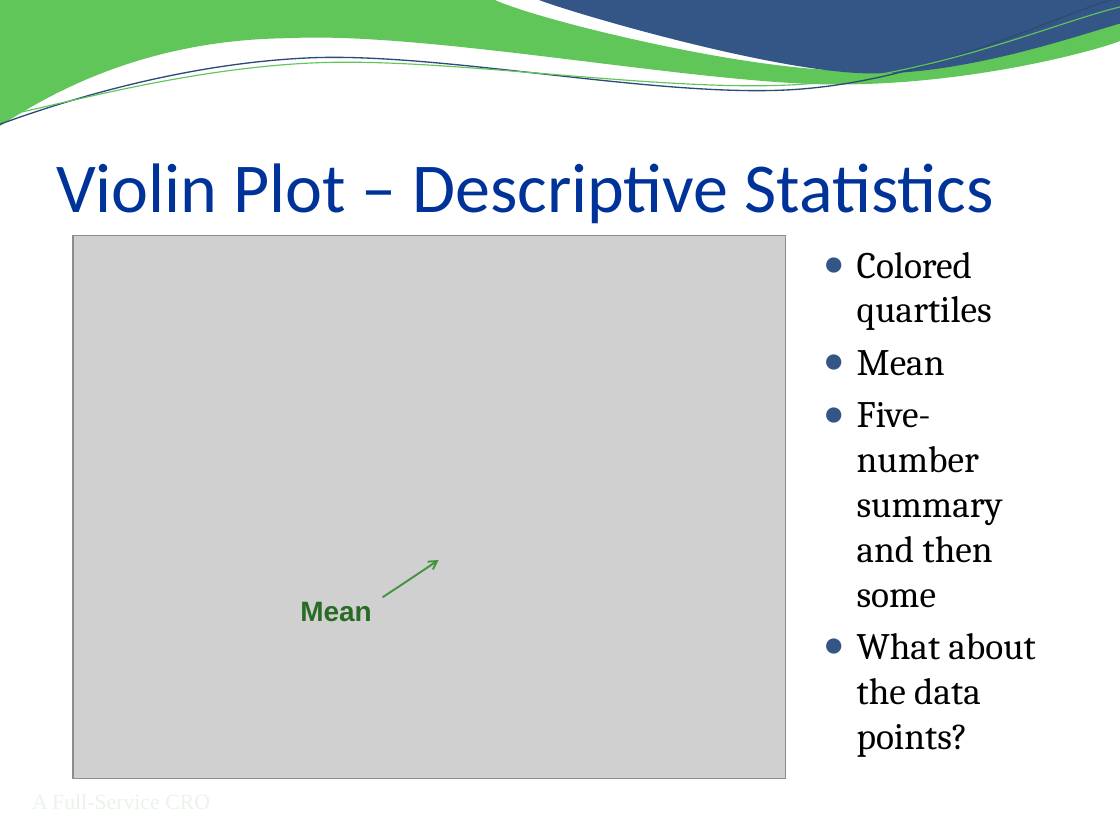
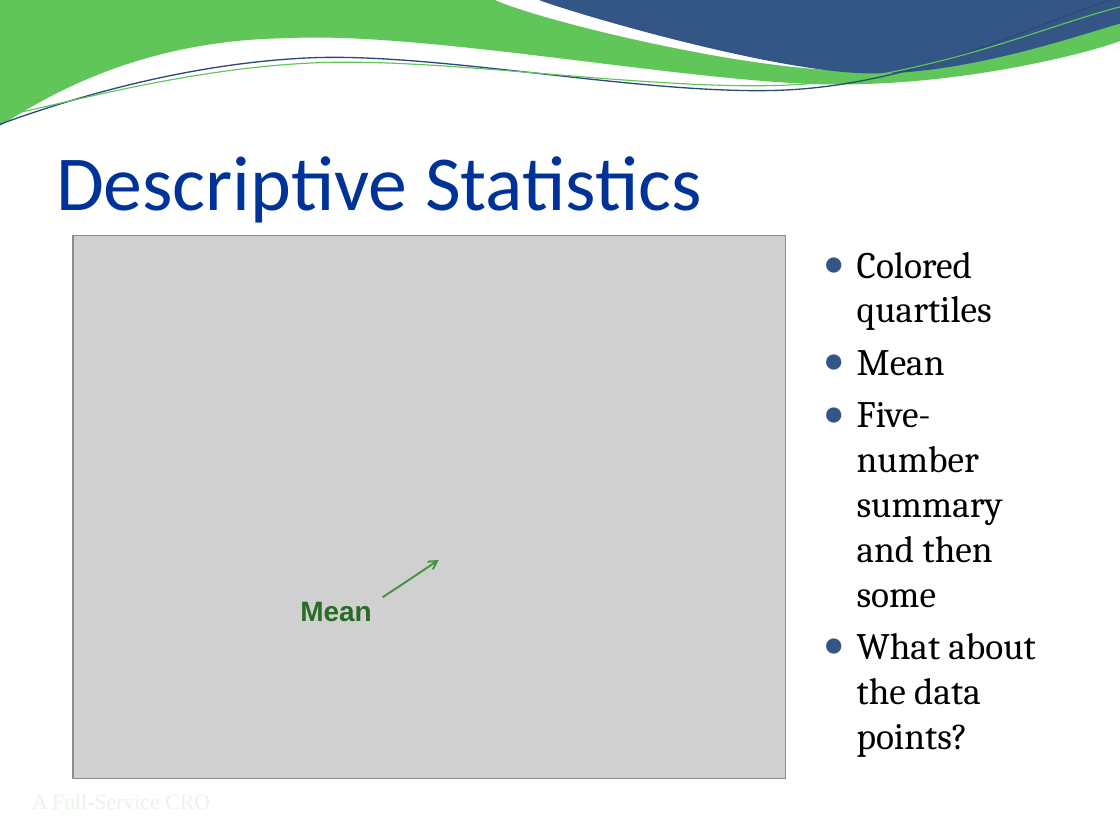
Before and after one commit to RhoInc/sas-violinPlot, a slide deck: slide 10 of doc/Presentation.pptx (slide 9 before the commit). Drawn at 1120x840 pixels with LibreOffice and Linux fonts; fonts in the diff are those of the drawing; grey boxes stand for pictures; background and template pictures are left out. Boxes give left, top, right and bottom in pixels: in the first picture for what was removed or moved away, otherwise in the second. Text is boxed around its words. In the diff, an @@ line names an element or a change of style, - is before the commit and + after.

```diff
--- a/doc/Presentation.pptx
+++ b/doc/Presentation.pptx
@@ title at box(56, 156, 702, 223): text changed; size 45 to 50 pt @@
-Violin Plot – Descriptive Statistics
+Descriptive Statistics
```
Also in this commit, not shown: 12 other slides changed, 3 slides added, 2 slides removed.
